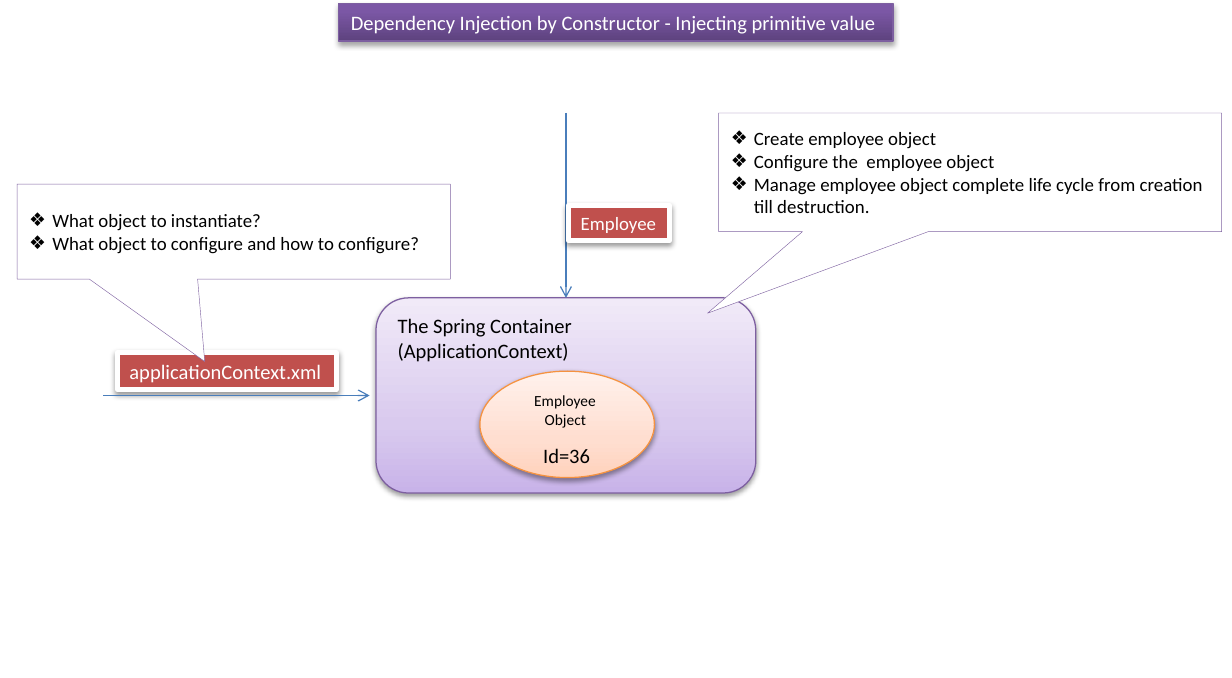
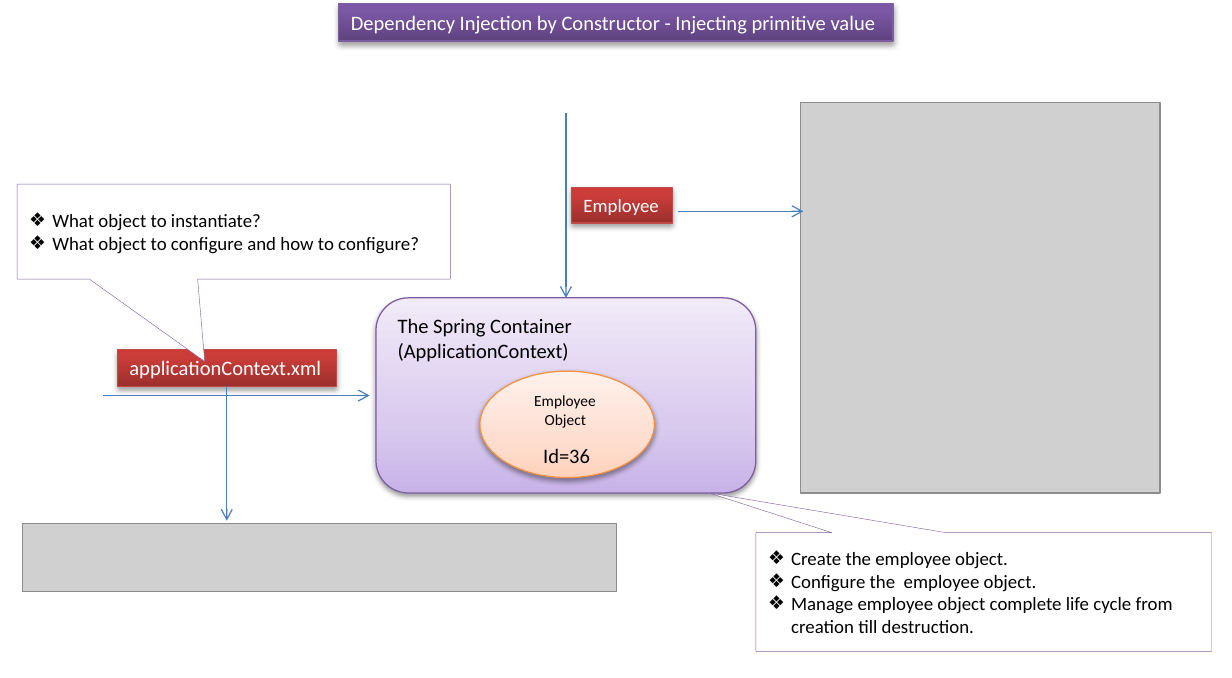
Before and after one commit to ramram43210/javaee, a slide deck: slide 4 of Later/Spring/4_Dependency_Injection/4/Dependency Injection by Constructor_Injecting primitive.pptx. Drawn at 1232x678 pixels with LibreOffice and Linux fonts; fonts in the diff are those of the drawing; grey boxes stand for pictures. Boxes give left, top, right and bottom in pixels: in the first picture for what was removed or moved away, otherwise in the second. Text is boxed around its words. In the diff, an @@ line names an element or a change of style, - is before the commit and + after.

```diff
--- a/Later/Spring/4_Dependency_Injection/4/Dependency Injection by Constructor_Injecting primitive.pptx
+++ b/Later/Spring/4_Dependency_Injection/4/Dependency Injection by Constructor_Injecting primitive.pptx
@@ picture added at [801, 102, 1161, 493] @@
@@ rectangle "Employee" at [572, 187, 673, 223]: fill #C0504D to gradient #9C2F2D to #CB3E3A to #CE3B37; outline #FFFFFF 3 pt to #BF4C48 0.75 pt; shadow changed @@
@@ rectangle "Employee": place and size @@
-rectangle "Employee" at [568, 206, 669, 241]
+rectangle "Employee" at [572, 187, 673, 223]
@@ arrow added from (678, 211) to (803, 211), #4B7EBC 0.75 pt @@
@@ rectangle "applicationContext.xml" at [117, 349, 336, 386]: fill #C0504D to gradient #9C2F2D to #CB3E3A to #CE3B37; outline #FFFFFF 3 pt to #BF4C48 0.75 pt; shadow changed @@
@@ arrow added from (227, 387) to (227, 520), #4B7EBC 0.75 pt @@
@@ picture added at [22, 524, 616, 591] @@
@@ speech box "Create the employee object.": place and size @@
-speech box "Create the employee object." at [718, 113, 1221, 232]
+speech box "Create the employee object." at [756, 532, 1212, 650]
@@ speech box "Create the employee object." at [756, 532, 1212, 650]: proportions changed @@
@@ text in speech box at [791, 552, 1037, 592]: text changed @@
-❖ Create employee object
-❖ Configure the employee object
+❖ Create the employee object.
+❖ Configure the employee object.
```
Also in this commit, not shown: 2 other files.
